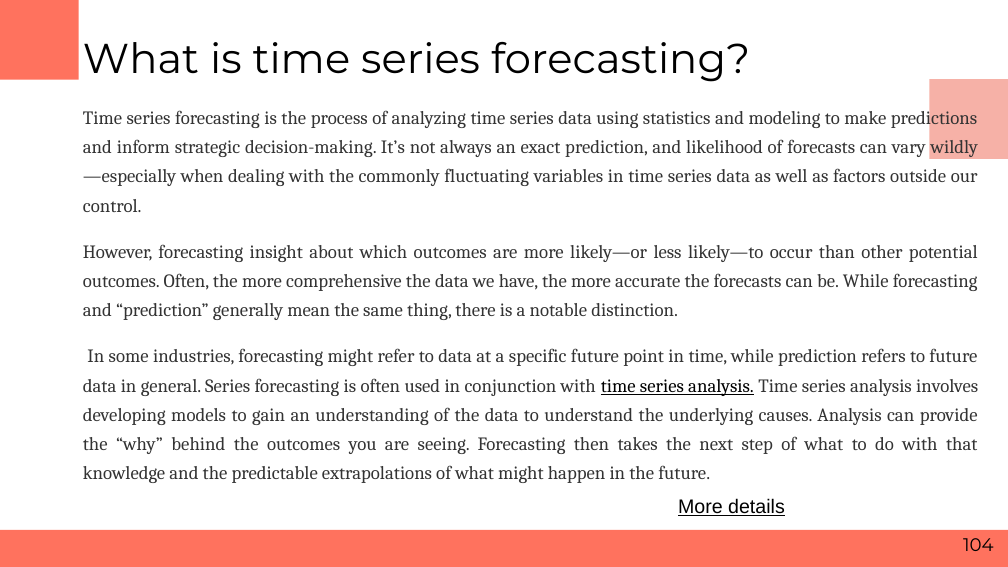
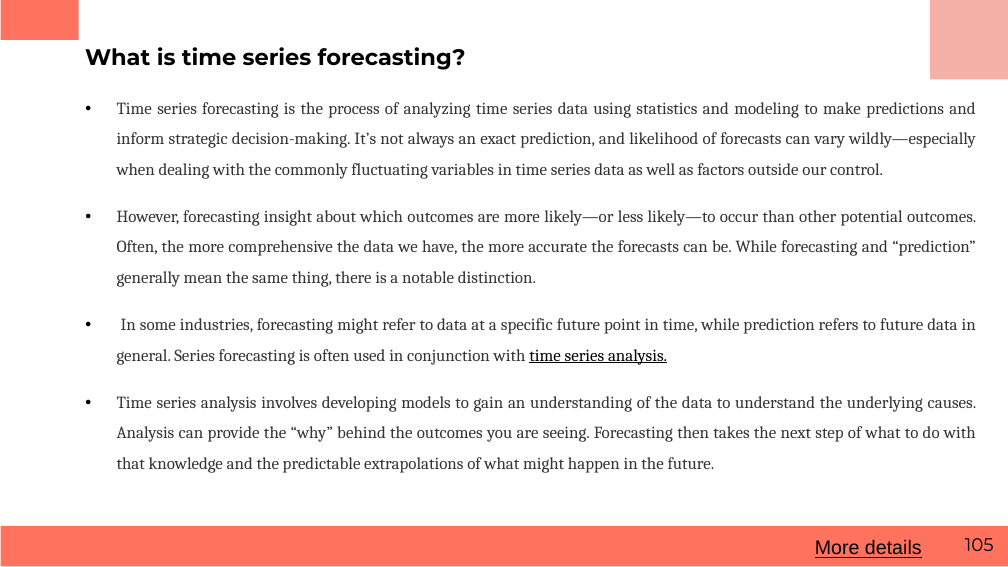
Before and after one commit to RashmivernekarN/ai_with_python_keonics, a slide deck: slide 105 of Module3/Business Statistics.pptx (slide 104 before the commit). Drawn at 1008x567 pixels with LibreOffice and Linux fonts; fonts in the diff are those of the drawing. Boxes give left, top, right and bottom in pixels: in the first picture for what was removed or moved away, otherwise in the second. Text is boxed around its words. In the diff, an @@ line names an element or a change of style, - is before the commit and + after.

Commit message:
Update

```diff
--- a/Module3/Business Statistics.pptx
+++ b/Module3/Business Statistics.pptx
@@ rectangle: place and size @@
-rectangle at bbox=[0, 0, 79, 80]
+rectangle at bbox=[1, 0, 79, 39]
@@ rectangle: place and size @@
-rectangle at bbox=[929, 80, 1008, 159]
+rectangle at bbox=[930, 0, 1008, 79]
@@ text at bbox=[85, 47, 976, 287]: size 29.8 to 16.1 pt, bold on in "What is time series forecasting?"; size 13.4 to 12.1 pt in "Time series forecasting is the process of ...", "However, forecasting insight about which outcomes are ..."; bullet none to ●; line spacing 1.3 to 1.5 @@
@@ text at bbox=[117, 318, 977, 473]: text changed; size 13.4 to 12.1 pt @@
-In some industries, forecasting might refer to data at a specific future point in time, while prediction refers to future data in general. Series forecasting is often used in conjunction with time series analysis. Time series analysis involves developing models to gain an understanding of the data to understand the underlying causes. Analysis can provide the “why” behind the outcomes you are seeing. Forecasting then takes the next step of what to do with that knowledge and the predictable extrapolations of what might happen in the future.
+● In some industries, forecasting might refer to data at a specific future point in time, while prediction refers to future data in general. Series forecasting is often used in conjunction with time series analysis.
+● Time series analysis involves developing models to gain an understanding of the data to understand the underlying causes. Analysis can provide the “why” behind the outcomes you are seeing. Forecasting then takes the next step of what to do with that knowledge and the predictable extrapolations of what might happen in the future.
@@ rectangle: place and size @@
-rectangle at bbox=[0, 530, 1008, 567]
+rectangle at bbox=[1, 526, 1008, 566]
@@ text "More details": place and size @@
-text "More details" at bbox=[678, 498, 785, 516]
+text "More details" at bbox=[815, 539, 922, 558]
@@ page number at bbox=[965, 538, 994, 551]: text changed @@
-104
+105
```
Also in this commit, not shown: 105 other slides changed, 1 slide added.
